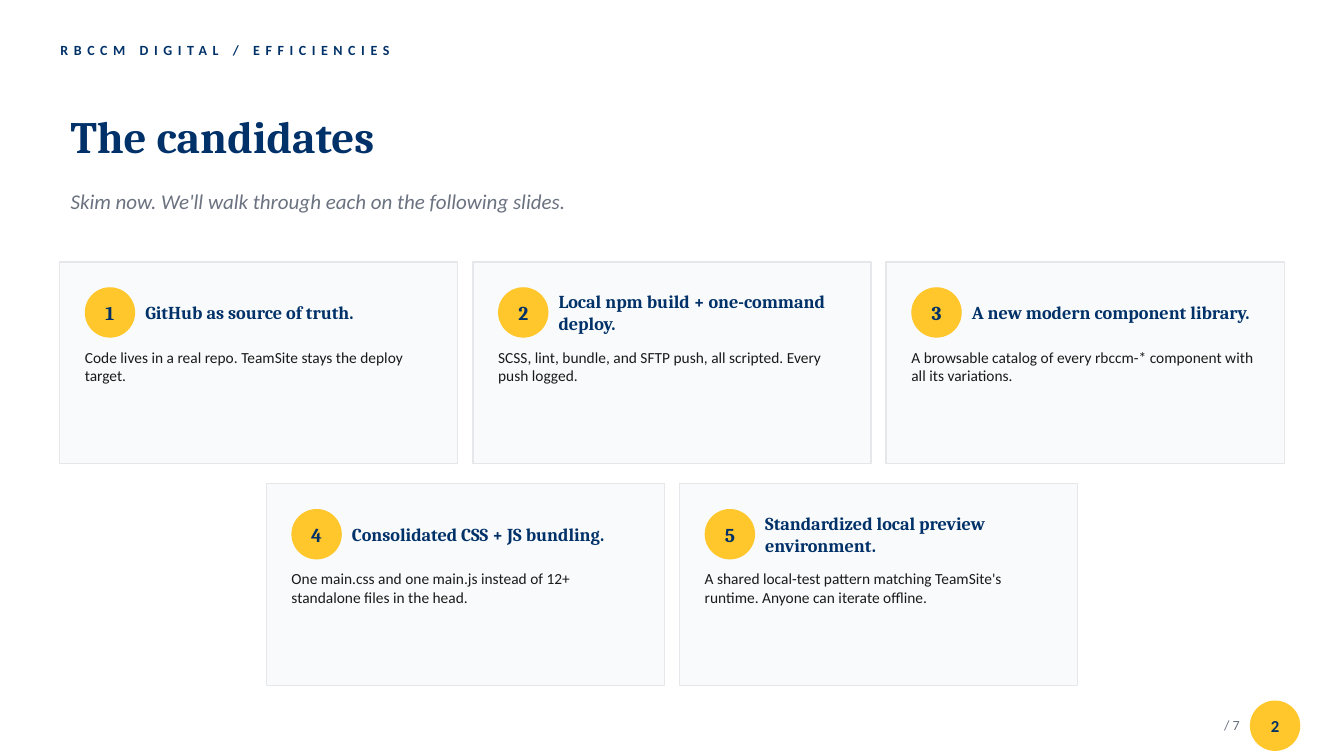
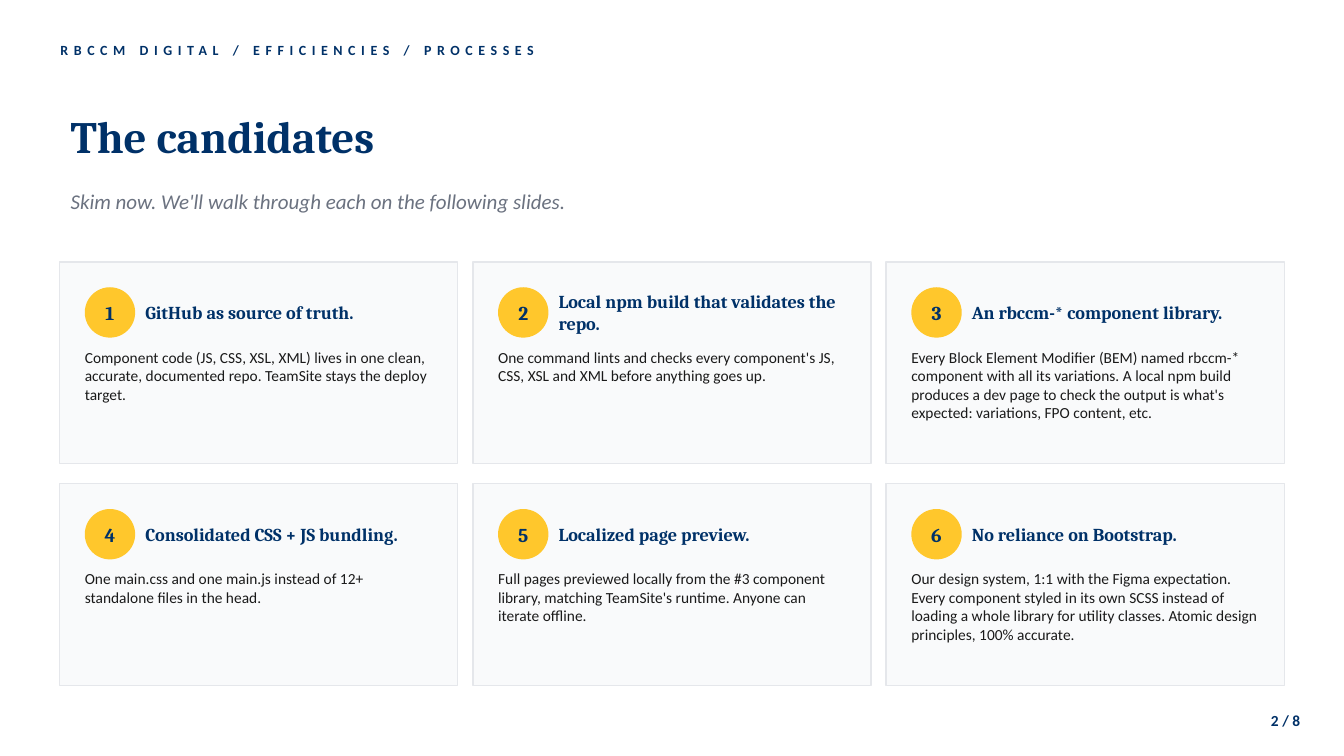
Before and after one commit to JustinLBannister/RBCCM, a slide deck: slide 2 of RBCCM Digital Efficiencies.pptx. Drawn at 1344x756 pixels with LibreOffice and Linux fonts; fonts in the diff are those of the drawing. Boxes give left, top, right and bottom in pixels: in the first picture for what was removed or moved away, otherwise in the second. Text is boxed around its words. In the diff, an @@ line names an element or a change of style, - is before the commit and + after.

```diff
--- a/RBCCM Digital Efficiencies.pptx
+++ b/RBCCM Digital Efficiencies.pptx
@@ text at box(60, 45, 534, 55): text changed @@
-RBCCM DIGITAL / EFFICIENCIES
+RBCCM DIGITAL / EFFICIENCIES / PROCESSES
@@ text at box(559, 295, 836, 334): text changed @@
-Local npm build + one-command deploy.
+Local npm build that validates the repo.
@@ text at box(972, 306, 1222, 323): text changed @@
-A new modern component library.
+An rbccm-* component library.
@@ text at box(85, 352, 426, 403): text changed @@
-Code lives in a real repo. TeamSite stays the deploy target.
+Component code (JS, CSS, XSL, XML) lives in one clean, accurate, documented repo. TeamSite stays the deploy target.
@@ text at box(498, 352, 835, 384): text changed @@
-SCSS, lint, bundle, and SFTP push, all scripted. Every push logged.
+One command lints and checks every component's JS, CSS, XSL and XML before anything goes up.
@@ text at box(911, 352, 1239, 421): text changed @@
-A browsable catalog of every rbccm-* component with all its variations.
+Every Block Element Modifier (BEM) named rbccm-* component with all its variations. A local npm build produces a dev page to check the output is what's expected: variations, FPO content, etc.
@@ 4 texts, 2 rectangles, 2 ellipses: place and size @@
-4 texts, 2 rectangles, 2 ellipses at box(266, 484, 1078, 686)
+4 texts, 2 rectangles, 2 ellipses at box(59, 484, 871, 686)
@@ rectangle added at box(886, 484, 1285, 686), fill #F9FAFB, outline #E5E7EB 1 pt @@
@@ ellipse: place and size @@
-ellipse at box(1250, 701, 1301, 751)
+ellipse at box(911, 509, 962, 560)
@@ text at box(559, 528, 749, 545): text changed @@
-Standardized local preview environment.
+Localized page preview.
@@ text added at box(931, 528, 942, 542), 14 pt, text #003168, bold @@
+6
@@ text added at box(972, 528, 1177, 545), 13 pt, text #003168, bold @@
+No reliance on Bootstrap.
@@ text at box(498, 573, 825, 621): text changed @@
-A shared local-test pattern matching TeamSite's runtime. Anyone can iterate offline.
+Full pages previewed locally from the #3 component library, matching TeamSite's runtime. Anyone can iterate offline.
@@ text added at box(911, 573, 1257, 643), 11 pt, text #1A1A1A @@
+Our design system, 1:1 with the Figma expectation. Every component styled in its own SCSS instead of loading a whole library for utility classes. Atomic design principles, 100% accurate.
@@ text at box(1271, 715, 1300, 726): text changed; size 12 to 11 pt @@
-2
+2 / 8
@@ text removed at box(1233, 721, 1240, 730) @@
-/ 7
```
Also in this commit, not shown: 6 other slides changed, 1 slide added, 1 other file.
